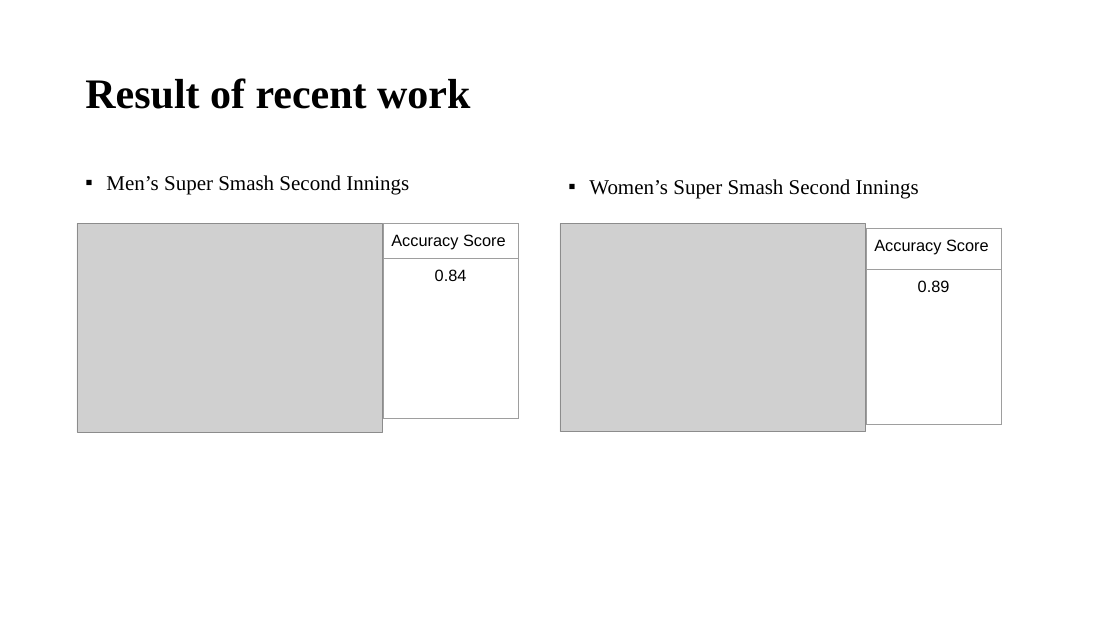
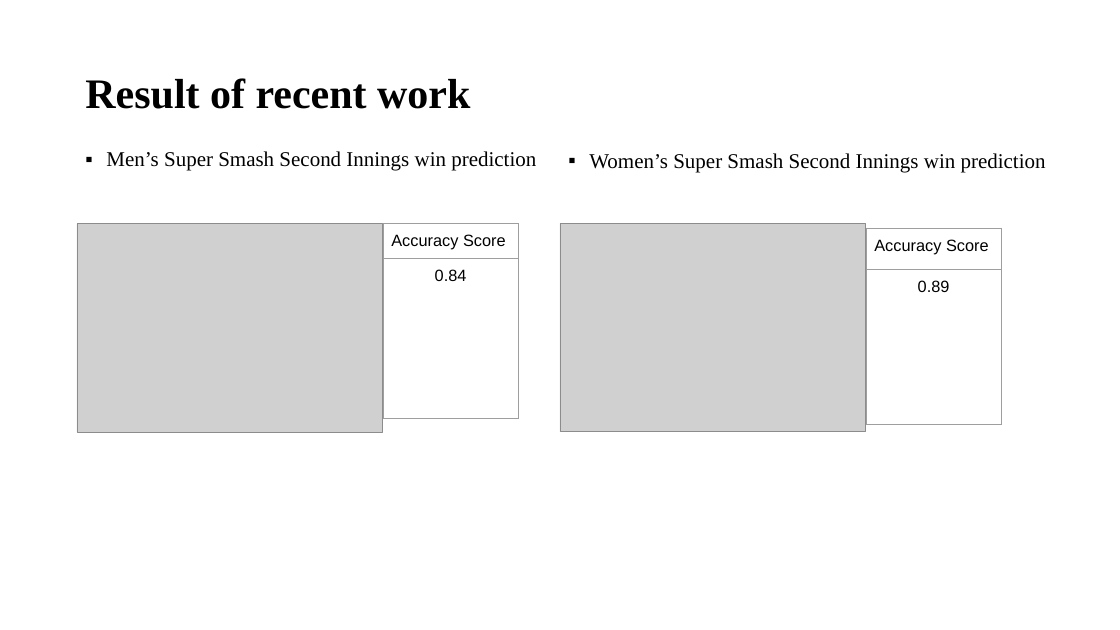
Before and after one commit to Gigawashudas/CSE499, a slide deck: slide 25 of 499B-First-Presentation.pptx (slide 29 before the commit). Drawn at 1120x630 pixels with LibreOffice and Linux fonts; fonts in the diff are those of the drawing; grey boxes stand for pictures. Boxes give left, top, right and bottom in pixels: in the first picture for what was removed or moved away, otherwise in the second. Text is boxed around its words. In the diff, an @@ line names an element or a change of style, - is before the commit and + after.

Commit message:
presentation slide added

```diff
--- a/499B-First-Presentation.pptx
+++ b/499B-First-Presentation.pptx
@@ text at (106, 151, 536, 171): text changed @@
-▪ Men’s Super Smash Second Innings
+▪ Men’s Super Smash Second Innings win prediction
@@ text at (589, 153, 1046, 173): text changed @@
-▪ Women’s Super Smash Second Innings
+▪ Women’s Super Smash Second Innings win prediction
```
Also in this commit, not shown: 3 other slides changed, 4 slides removed.
